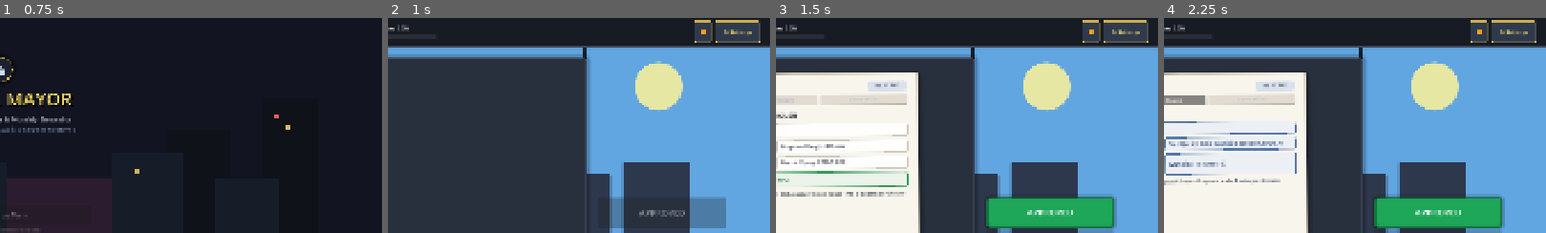
Above: before the commit, frames 1-4 (left to right).
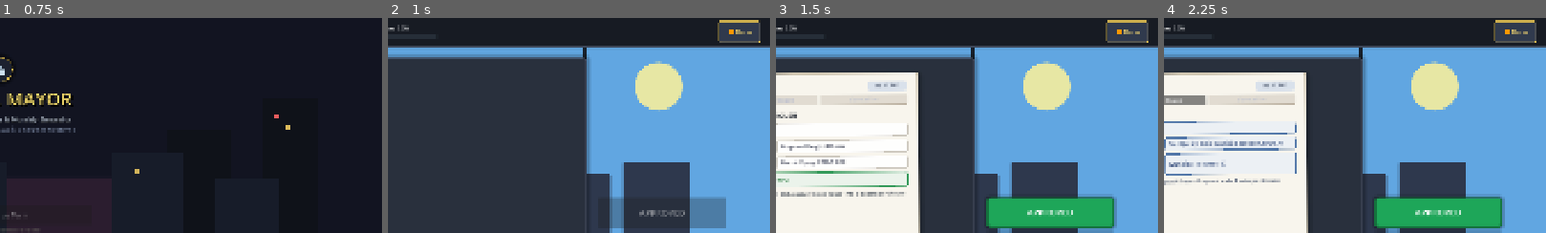
Above: after the commit, the same moments.

Repository: kaansrflioglu/yes-mr-mayor
Game: Godot game, scene res://scenes/menu/MainMenu.tscn
Two runs of this game, one before a commit and one after it. Both use one fixed random seed, a clock stepped at 60 frames per second and the inputs below.
Inputs:
- Up to frame 1 (0.75 s): click "⭐ New Term" at 0.5 s
- Up to frame 2 (1 s): no input
- Up to frame 3 (1.5 s): click "Petition Form" at 1.25 s
- Up to frame 4 (2.25 s): click "Inspector Report" at 2 s
The pictures show only the part of the screen within x 50-100%, y 0-50%; the shares and areas given below are measured in that part.

Frame 1 is identical in both runs. In frame 2, 0.7% of the frame differs, in the area x 80-93%, y 0-12%; in frame 3, 0.7%; in frame 4, 0.7%.

Commit message:
feat: streamline HUD with single Menu button and coordinated ESC pause flow

Diff:
--- a/data/localization.csv
+++ b/data/localization.csv
@@ -270,3 +270,5 @@
 UI_TOAST_AUTOSAVE,"💾 Progress Saved (Day {day})","💾 İlerleme Kaydedildi ({day}. Gün)","💾 Progreso Guardado (Día {day})"
 UI_GAME_OVER_RESTART,"↺ Restart Term","↺ Görevi Yeniden Başlat","↺ Reiniciar Mandato"
 UI_GAME_OVER_MAIN_MENU,"🏠 Main Menu","🏠 Ana Menü","🏠 Menú Principal"
+UI_HUD_MENU,"Menu","Menü","Menú"
+UI_HUD_MENU_TOOLTIP,"Menu / Pause (ESC)","Menü / Duraklat (ESC)","Menú / Pausa (ESC)"
--- a/scenes/hud/TopBarHUD.tscn
+++ b/scenes/hud/TopBarHUD.tscn
@@ -161,16 +161,17 @@
 
 [node name="BtnPause" type="Button" parent="Margin/HBox/SettingsBox"]
 unique_name_in_owner = true
-custom_minimum_size = Vector2(44, 36)
+custom_minimum_size = Vector2(105, 36)
 layout_mode = 2
-tooltip_text = "Pause (ESC)"
+tooltip_text = "Menu / Pause (ESC)"
 theme_override_colors/font_color = Color(1, 0.88, 0.45, 1)
 theme_override_font_sizes/font_size = 14
 theme_override_styles/normal = SubResource("StyleBoxFlat_settings_btn")
-text = "⏸️"
+text = "⏸️ Menu"
 
 [node name="BtnSettings" type="Button" parent="Margin/HBox/SettingsBox"]
 unique_name_in_owner = true
+visible = false
 custom_minimum_size = Vector2(115, 36)
 layout_mode = 2
 theme_override_colors/font_color = Color(1, 0.88, 0.45, 1)
--- a/scripts/desk/DeskView.gd
+++ b/scripts/desk/DeskView.gd
@@ -122,8 +122,13 @@
 
 
 func _open_pause_menu() -> void:
-	if pause_menu != null:
-		pause_menu.open()
+	if pause_menu == null or pause_menu.is_open:
+		return
+	if settings_modal != null and settings_modal.is_open:
+		settings_modal.close()
+	if save_load_modal != null and save_load_modal.is_open:
+		save_load_modal.close()
+	pause_menu.open()
 
 
 func _on_pause_save_requested() -> void:
@@ -184,7 +189,10 @@
 	if settings_modal.is_open:
 		settings_modal.close()
 	else:
-		settings_modal.open()
+		if pause_menu != null and pause_menu.is_open:
+			_on_pause_settings_requested()
+		else:
+			_open_pause_menu()
 
 
 func _update_locale_texts(_loc: String) -> void:
--- a/scripts/ui/TopBarHUD.gd
+++ b/scripts/ui/TopBarHUD.gd
@@ -28,7 +28,9 @@
 
 
 func _ready() -> void:
-	btn_settings.pressed.connect(func(): settings_toggle_requested.emit())
+	if btn_settings != null:
+		btn_settings.visible = false
+		btn_settings.pressed.connect(func(): settings_toggle_requested.emit())
 	if btn_pause != null:
 		btn_pause.pressed.connect(func(): pause_toggle_requested.emit())
 
@@ -49,7 +51,11 @@
 
 
 func _update_settings_button_text() -> void:
-	btn_settings.text = "⚙️ " + tr("UI_SETTINGS_TOOLTIP").split("(")[0].strip_edges()
+	if btn_settings != null:
+		btn_settings.text = "⚙️ " + tr("UI_SETTINGS_TOOLTIP").split("(")[0].strip_edges()
+	if btn_pause != null:
+		btn_pause.text = "⏸️ " + tr("UI_HUD_MENU")
+		btn_pause.tooltip_text = tr("UI_HUD_MENU_TOOLTIP")
 
 
 func _sync_all_metrics(animate: bool) -> void:
